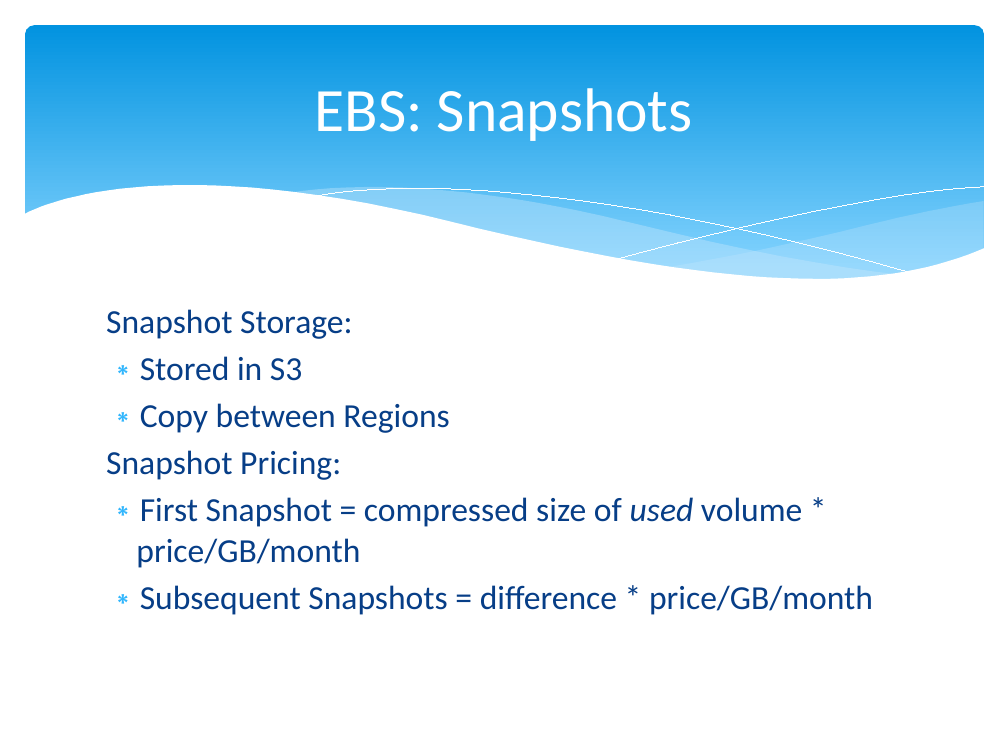
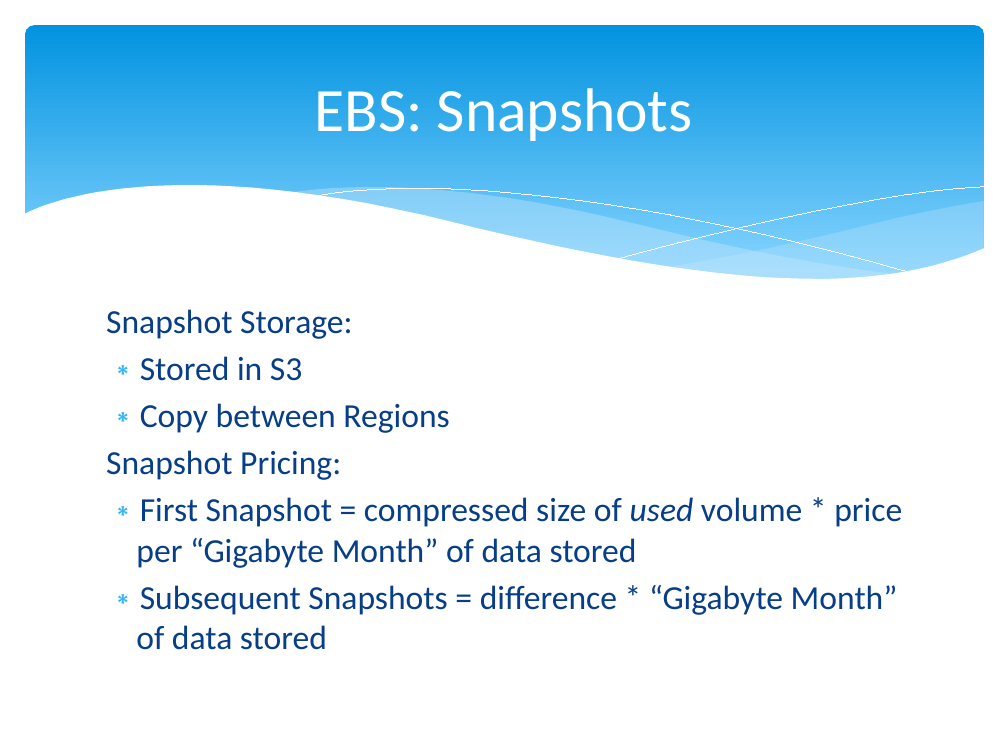
Before and after one commit to cloudavail/awstraining, a slide deck: slide 5 of aws-ec2/aws-ec2-ebs.pptx. Drawn at 1008x756 pixels with LibreOffice and Linux fonts; fonts in the diff are those of the drawing. Boxes give left, top, right and bottom in pixels: in the first picture for what was removed or moved away, otherwise in the second. Text is boxed around its words. In the diff, an @@ line names an element or a change of style, - is before the commit and + after.

Commit message:
updates for aws ec2 ebs

```diff
--- a/aws-ec2/aws-ec2-ebs.pptx
+++ b/aws-ec2/aws-ec2-ebs.pptx
@@ text at [136,497,902,650]: text changed @@
-∗ First Snapshot = compressed size of used volume * price/GB/month
-∗ Subsequent Snapshots = difference * price/GB/month
+∗ First Snapshot = compressed size of used volume * price per “Gigabyte Month” of data stored
+∗ Subsequent Snapshots = difference * “Gigabyte Month” of data stored
```
Also in this commit, not shown: 1 other slide changed.
